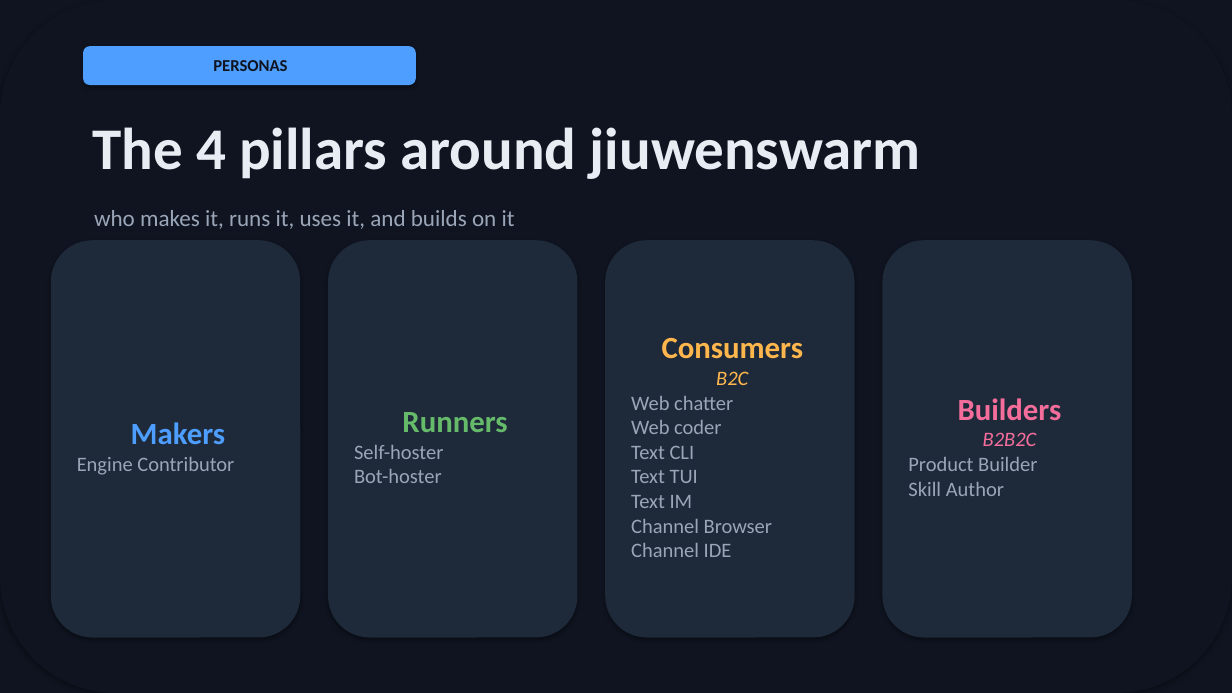
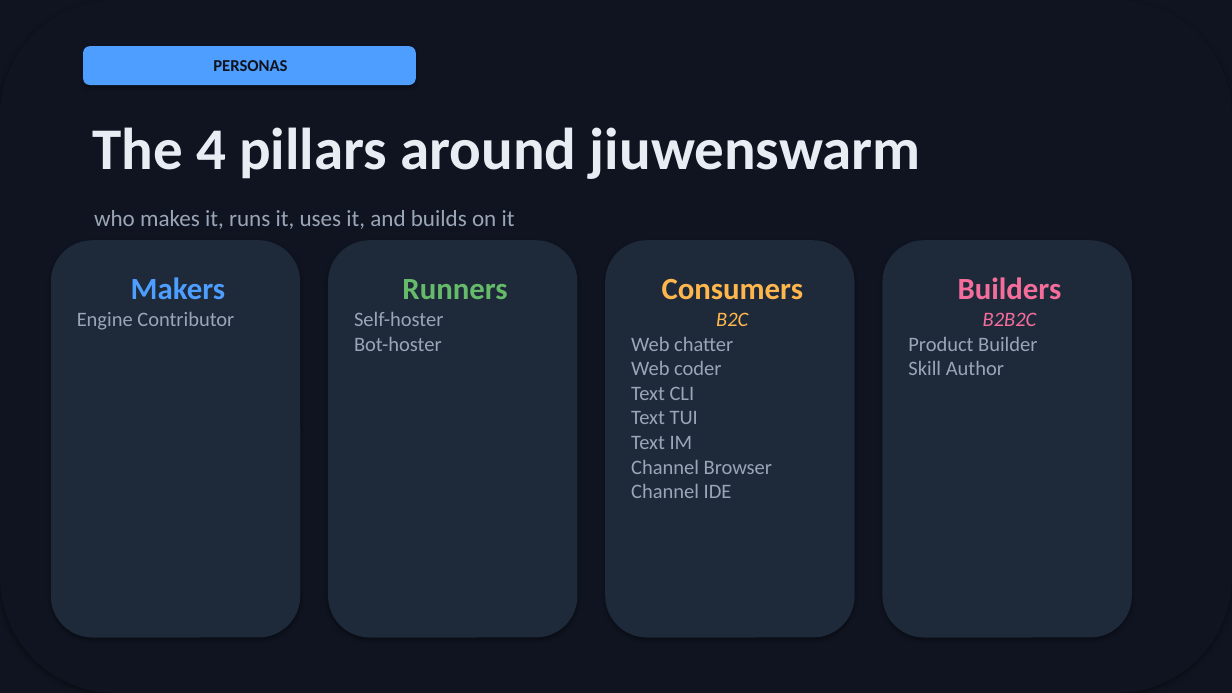
Before and after one commit to michaelatamuk/openjiuwen-jiuwenswarm, a slide deck: slide 1 of docs-michael/usability/slides/personas-deck.pptx. Drawn at 1232x693 pixels with LibreOffice and Linux fonts; fonts in the diff are those of the drawing. Boxes give left, top, right and bottom in pixels: in the first picture for what was removed or moved away, otherwise in the second. Text is boxed around its words. In the diff, an @@ line names an element or a change of style, - is before the commit and + after.

```diff
--- a/docs-michael/usability/slides/personas-deck.pptx
+++ b/docs-michael/usability/slides/personas-deck.pptx
@@ vertical alignment middle to top in 4 elements at [51, 240, 300, 638], [328, 240, 578, 638], [605, 240, 855, 638], [883, 240, 1132, 638] @@
```
Also in this commit, not shown: 1 other slide changed, 1 other file.
